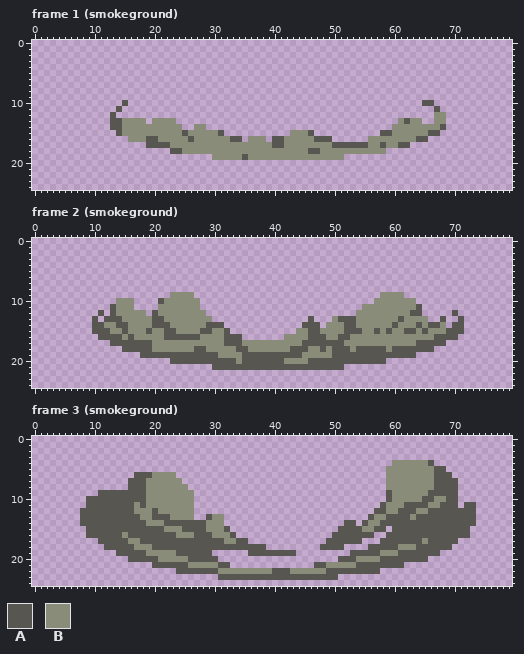
A pixel-art file gets an edit: packages/client/src/assets/fx{m}/fx_smoke2.ase. Above, as it was before the edit.
80x25 pixels, 8 frames. Shown: frame 1 (smokeground), frame 2 (smokeground), frame 3 (smokeground). The commit also changed other frames, which this record leaves out.
Palette (. is transparent): A #585651  B #888c78
Pixels before, frame 1 (smokeground), first column x 13:
10 ..A.................................................AA..
11 .A....................................................A.
12 A.....................................................BB
13 AABBBB.BBBB.....................................BABB..BB
14 AABBBBBBBBBB..BB...............................BBBBBBBBA
15 .ABBBBBBBBBBABBBBBA...........BBBA...........AABBBBBBAA.
16 ...BBBAABBBBBABBBBBBAA.BBB.AABBBBBAAA......BBBBBBBBAA...
17 ......AAAABBBBBBBBBBBBBBBBBAABBBBBBBBAAAAAABBABBAA......
18 ..........AABBBBBBBBBBBBBBBBBBBBBAABBBBBBBBBBB..........
19 .................BBBBBABBBBBBBBBBBBBBBB.................
Pixels before, frame 2 (smokeground), first column x 10:
 9 .............BBBB...............................BBBB..........
10 ....BBB....ABBBBBB.............................BBBBBBB........
11 ...ABBB....BBBBBBB...........................BBBBBBBBBA.......
12 .A.ABBBBB.ABBBBBBBB.........................BBBBBBBBBAA.....A.
13 A.AAABBBBBAABBBBBBBB................A...BAAABBBBBBBABBBB..A..A
14 AABBAABBBBAAABBBBBBAAA.............AAA.BBBAABBBBBBABBBABAAB.AA
15 AAABBABBBABBAABBBBAABBA...........BBAABBBBAAABBABABBAABABBBAAA
16 .AAAABABBBBBAAAAAABBBBAAA.......BBBBAAABBAABBBBBBBBBBBBBBAAAA.
17 ...AAAAAAABBBBBBBBBBBBAAABBBBBBBBBBAAAAAAABBBBBBBBBBBBAAAAA...
18 .....AAAAABBBBBBBAABBBBBAABBBBBBBAAABBABAAABAAAAABAAAAAAA.....
19 ........AAAAAAAAAAAAABBBBAAAAAAAAAABBBBBAAAAAAAAAAAAAA........
20 .............AAAAAAAAAAABAAAAAAABBBBAAAAAAAAAAAAA.............
21 ....................AAAAAAAAAAAAAAAAAAAAAA....................
Pixels before, frame 3 (smokeground), first column x 8:
 4 ....................................................BBBBBBA.......
 5 ...................................................BBBBBBBBAA.....
 6 .........AAABBBB...................................BBBBBBBBAAA....
 7 ........AAABBBBBB..................................BBBBBBBBAAAA...
 8 ........AAABBBBBBB.................................BBBBBBBBAAAA...
 9 ...AAAAAAAABBBBBBBB................................ABBBBBBAAAAA...
10 .AAAAAAAAAABBBBBBBB................................ABBBBBAABBAA...
11 .AAAAAAAABABBBBBBBB...............................ABBBAAAABBAAA.AA
12 AAAAAAAAABBBABBBBBB..............................AABBAAABBAAAAAAAA
13 AAAAAAAAAABBAAABBBB..ABB........................ABBAAAABAAAAAAAAAA
14 AAAAAAAAAAABBBAAAAAAABBB....................AA.ABBAAAAAAAAAAAAAAAA
15 .AAAAAAAAAAAAABBBAAAABBBA..................AAAABBAA.AAAAAAAAAAAAA.
16 .AAAAAABAAAAAAAABBBAAABBBA................AAAAAAA..AAAAAAAAAAAAAA.
17 ...AAAAABBAAAAAAAAAAAAAABBAA.............AAAAAA...AAAAAAABAAAAA...
18 ....AAAAABBBAAAAAAAAAAAAAAAAAAA.........AAAA....AAAAABBBAAAAAA....
19 ......AAAAABBBBBAAAAAA......AAAAAAAA.........AAAAABBBAAAAAAA......
20 ........AAAAABBBBBAAAAA....................AAABBBBAAAAAAAA........
21 ............AAAAAABBBBBAA..............AABBBBBAAAAAAAA............
22 ................AAAAAAABBBBBBBBBAAABBBBBBAAAAAAAAA................
23 .......................AAAAAAAAAAAAAAAAAAAA.......................
Once edited:
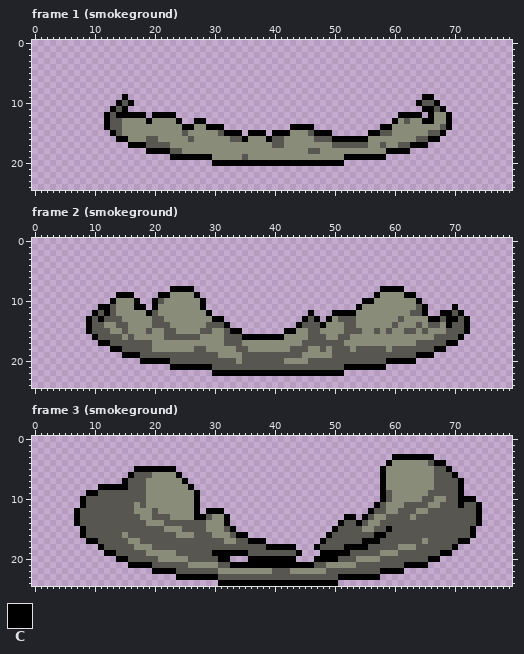
Colours new in this view: C #000000
The commit says: added smoke effect on summon
What changed:
Frame 1 (smokeground):
y 9: x 15 . -> C; x 65..66 .. -> CC
y 10: x 14 . -> C; x 16 . -> C; x 64 . -> C; x 67 . -> C
y 11: x 13 . -> C; x 15 . -> C; x 65..66 .. -> CC; x 68 . -> C
y 12: x 12 . -> C; x 14..18 ..... -> CCCCC; x 20..23 .... -> CCCC; x 61..64 .... -> CCCC; x 66 . -> C; x 69 . -> C
y 13: x 12 . -> C; x 19 . -> C; x 24 . -> C; x 27..28 .. -> CC; x 60 . -> C; x 65..66 .. -> CC; x 69 . -> C
y 14: x 12 . -> C; x 25..26 .. -> CC; x 29..31 ... -> CCC; x 43..46 .... -> CCCC; x 58..59 .. -> CC; x 69 . -> C
y 15: x 13 . -> C; x 32..34 ... -> CCC; x 36..38 ... -> CCC; x 40..42 ... -> CCC; x 47..49 ... -> CCC; x 56..57 .. -> CC; x 68 . -> C
y 16: x 14..15 .. -> CC; x 35 . -> C; x 39 . -> C; x 50..55 ...... -> CCCCCC; x 66..67 .. -> CC
y 17: x 16..18 ... -> CCC; x 63..65 ... -> CCC
y 18: x 19..22 .... -> CCCC; x 59..62 .... -> CCCC
y 19: x 23..29 ....... -> CCCCCCC; x 52..58 ....... -> CCCCCCC
y 20: x 30..51 ...................... -> CCCCCCCCCCCCCCCCCCCCCC
Frame 2 (smokeground):
y 8: x 23..26 .... -> CCCC; x 58..61 .... -> CCCC
y 9: x 14..16 ... -> CCC; x 21..22 .. -> CC; x 27 . -> C; x 57 . -> C; x 62..63 .. -> CC
y 10: x 13 . -> C; x 17 . -> C; x 20 . -> C; x 28 . -> C; x 55..56 .. -> CC; x 64 . -> C
y 11: x 11..12 .. -> CC; x 17..18 .. -> CC; x 20 . -> C; x 28 . -> C; x 54 . -> C; x 65 . -> C; x 70 . -> C
y 12: x 10 . -> C; x 12 . -> C; x 19 . -> C; x 29 . -> C; x 46 . -> C; x 50..53 .... -> CCCC; x 65 . -> C; x 68..69 .. -> CC; x 71 . -> C
y 13: x 9 . -> C; x 11 . -> C; x 30..31 .. -> CC; x 45 . -> C; x 47 . -> C; x 49 . -> C; x 66..67 .. -> CC; x 69..70 .. -> CC; x 72 . -> C
y 14: x 9 . -> C; x 32 . -> C; x 44 . -> C; x 48 . -> C; x 69 . -> C; x 72 . -> C
y 15: x 9 . -> C; x 33..34 .. -> CC; x 42..43 .. -> CC; x 72 . -> C
y 16: x 10 . -> C; x 35..41 ....... -> CCCCCCC; x 71 . -> C
y 17: x 11..12 .. -> CC; x 69..70 .. -> CC
y 18: x 13..14 .. -> CC; x 67..68 .. -> CC
y 19: x 15..17 ... -> CCC; x 64..66 ... -> CCC
y 20: x 18..22 ..... -> CCCCC; x 59..63 ..... -> CCCCC
y 21: x 23..29 ....... -> CCCCCCC; x 52..58 ....... -> CCCCCCC
y 22: x 30..51 ...................... -> CCCCCCCCCCCCCCCCCCCCCC
Frame 3 (smokeground):
y 3: x 60..66 ....... -> CCCCCCC
y 4: x 59 . -> C; x 67..68 .. -> CC
y 5: x 17..23 ....... -> CCCCCCC; x 58 . -> C; x 69 . -> C
y 6: x 16 . -> C; x 24 . -> C; x 58 . -> C; x 70 . -> C
y 7: x 15 . -> C; x 25 . -> C; x 58 . -> C; x 71 . -> C
y 8: x 11..15 ..... -> CCCCC; x 26 . -> C; x 58 . -> C; x 71 . -> C
y 9: x 9..10 .. -> CC; x 27 . -> C; x 58 . -> C; x 71 . -> C
y 10: x 8 . -> C; x 27 . -> C; x 58 . -> C; x 71..73 ... -> CCC
y 11: x 8 . -> C; x 27 . -> C; x 57 . -> C; x 71 . -> C; x 74 . -> C
y 12: x 7 . -> C; x 27 . -> C; x 29..31 ... -> CCC; x 56 . -> C; x 74 . -> C
y 13: x 7 . -> C; x 27..28 .. -> CC; x 32 . -> C; x 52..53 .. -> CC; x 55 . -> C; x 74 . -> C
y 14: x 7 . -> C; x 32 . -> C; x 51 . -> C; x 54 . -> C; x 74 . -> C
y 15: x 8 . -> C; x 33 . -> C; x 50 . -> C; x 59 . -> C; x 73 . -> C
y 16: x 8 . -> C; x 34..35 .. -> CC; x 49 . -> C; x 57..58 .. -> CC; x 73 . -> C
y 17: x 9..10 .. -> CC; x 36..38 ... -> CCC; x 48 . -> C; x 55..57 ... -> CCC; x 71..72 .. -> CC
y 18: x 11 . -> C; x 39..43 ..... -> CCCCC; x 47 . -> C; x 52..55 .... -> CCCC; x 70 . -> C
y 19: x 12..13 .. -> CC; x 30..35 ...... -> CCCCCC; x 44 . -> C; x 48..52 ..... -> CCCCC; x 68..69 .. -> CC
y 20: x 14..15 .. -> CC; x 31..32 .. -> CC; x 36..43 ........ -> CCCCCCCC; x 47..50 .... -> CCCC; x 66..67 .. -> CC
y 21: x 16..19 .... -> CCCC; x 33..46 .............. -> CCCCCCCCCCCCCC; x 62..65 .... -> CCCC
y 22: x 20..23 .... -> CCCC; x 58..61 .... -> CCCC
y 23: x 24..30 ....... -> CCCCCCC; x 51..57 ....... -> CCCCCCC
y 24: x 31..50 .................... -> CCCCCCCCCCCCCCCCCCCC
Where, in picture pixels (left, top, right, bottom), the same in both pictures:
added: (104, 94, 452, 166)
added: (86, 286, 470, 376)
added: (74, 454, 482, 586)
